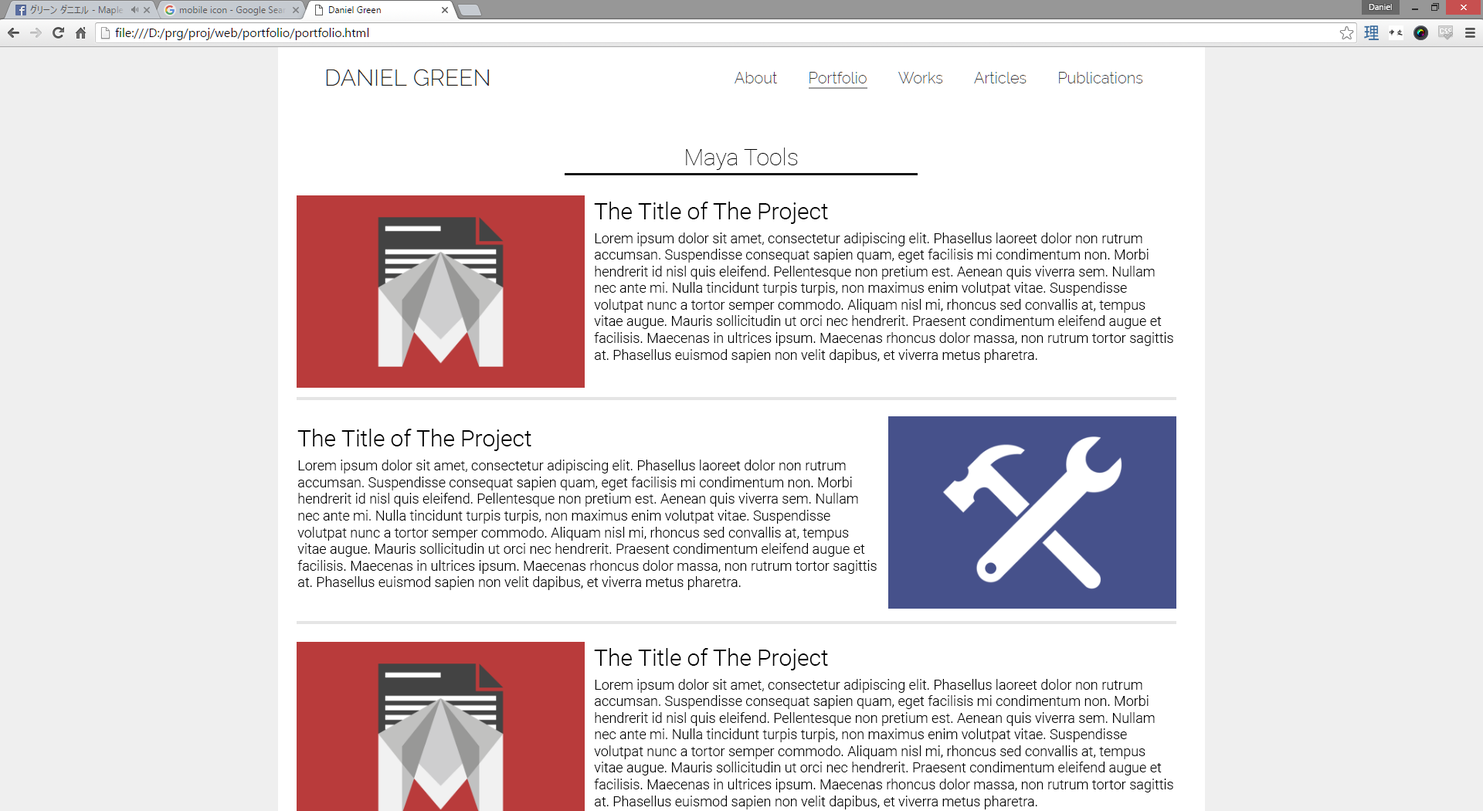
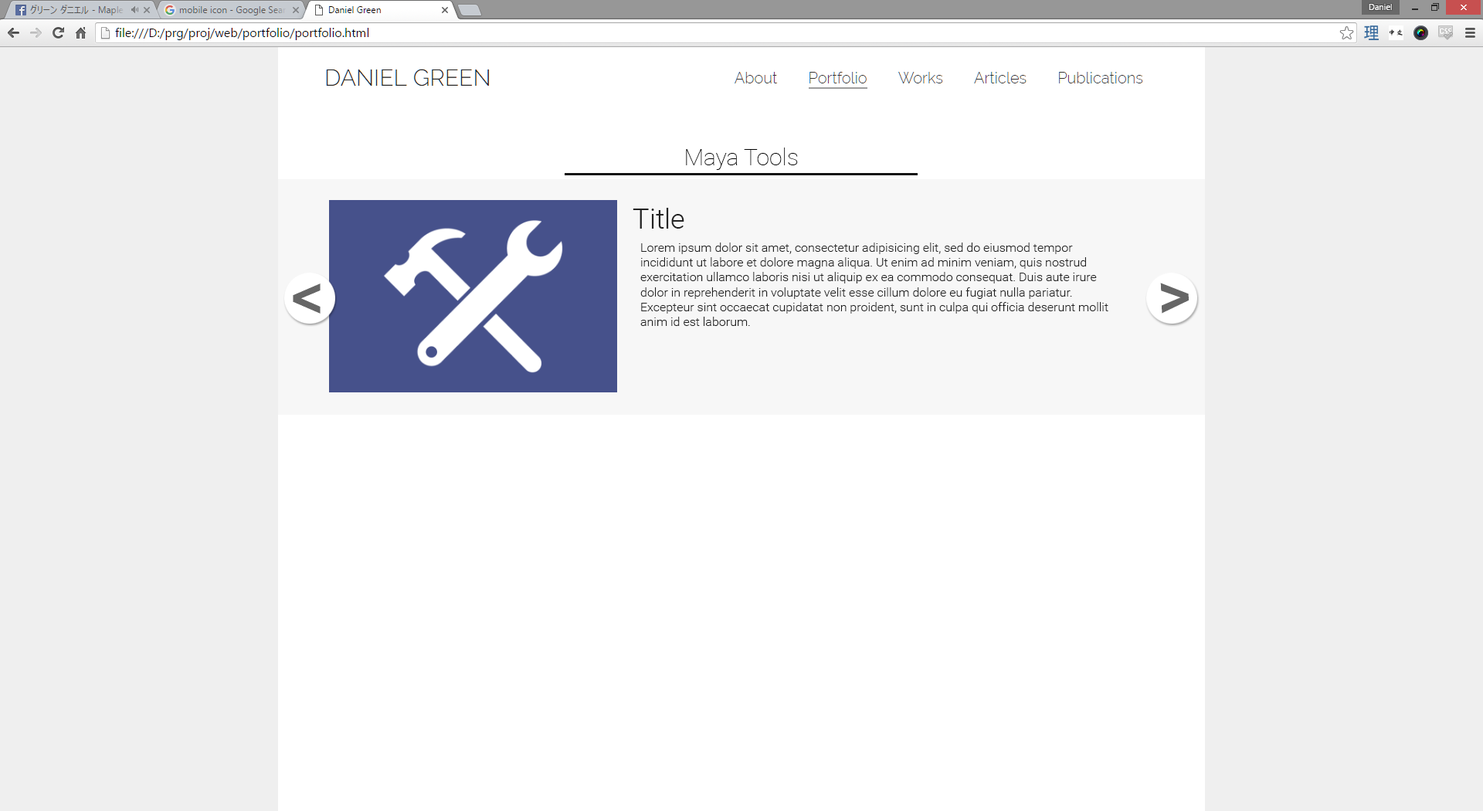
The second 1483 x 811 image is a revision of the first. Changes to its layers:
hid group "2" (11 layers) over [294, 190, 1179, 811]
added group "3" with 8 layers above "Layer 1" over [278, 179, 1206, 415]
added layer "< copy" in group "3" over [1160, 282, 1190, 314]
added layer "Layer 8 copy" in group "3" over [1145, 271, 1199, 325]
added layer "<" in group "3" over [292, 283, 321, 314]
added layer "Layer 8" in group "3" over [284, 272, 336, 324]
added layer "Lorem ipsum dolor sit amet, consectetur adipisicing elit, sed d" in group "3" over [640, 242, 1109, 327]
added layer "Title" in group "3" over [632, 207, 685, 229]
added layer "Layer 7" in group "3" over [329, 200, 618, 393]
added layer "Layer 6" in group "3" over [278, 179, 1206, 415]
